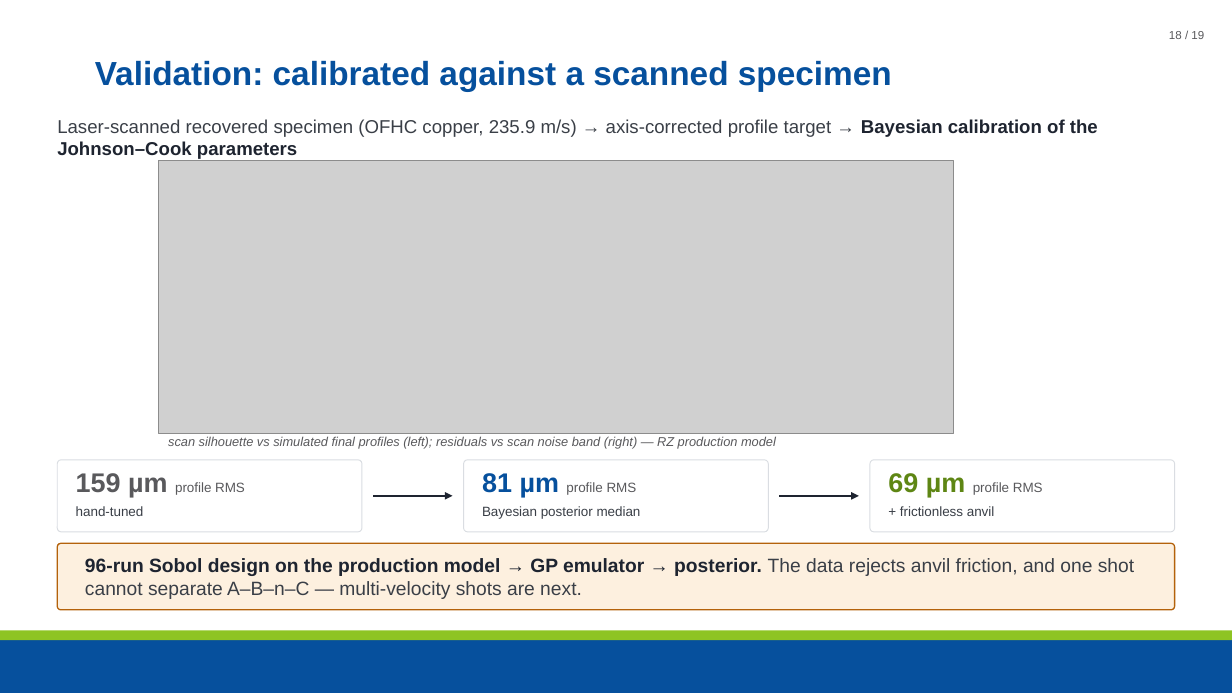
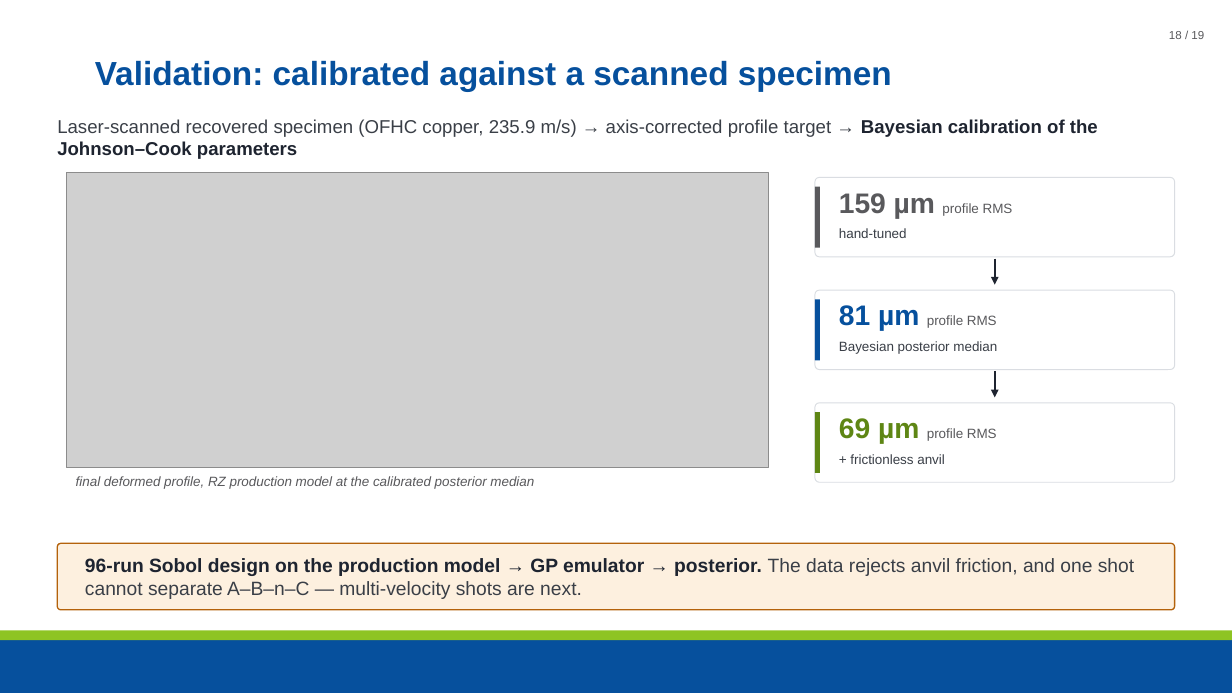
Before and after one commit to maxnezdyur/marlin, a slide deck: slide 18 of examples/impact/slide_assets/WCCM_NEML2_explicit_dynamics_v2.pptx. Drawn at 1232x693 pixels with LibreOffice and Linux fonts; fonts in the diff are those of the drawing; grey boxes stand for pictures; background and template pictures are left out. Boxes give left, top, right and bottom in pixels: in the first picture for what was removed or moved away, otherwise in the second. Text is boxed around its words. In the diff, an @@ line names an element or a change of style, - is before the commit and + after.

Commit message:
slides: calibration slide - scan vs calibrated run only

```diff
--- a/examples/impact/slide_assets/WCCM_NEML2_explicit_dynamics_v2.pptx
+++ b/examples/impact/slide_assets/WCCM_NEML2_explicit_dynamics_v2.pptx
@@ picture: place and size @@
-picture at [159, 161, 954, 434]
+picture at [67, 173, 769, 468]
@@ rounded rectangle: place and size @@
-rounded rectangle at [57, 460, 362, 532]
+rounded rectangle at [815, 177, 1175, 257]
@@ rectangle added at [815, 187, 821, 248], fill #59595C @@
@@ text "159 µm profile RMS": place and size @@
-text "159 µm profile RMS" at [76, 473, 245, 497]
+text "159 µm profile RMS" at [839, 193, 1013, 218]
@@ text "159 µm profile RMS" at [839, 193, 1013, 218]: size 21 to 22 pt in "159 µm" @@
@@ text "hand-tuned": place and size @@
-text "hand-tuned" at [76, 506, 144, 516]
+text "hand-tuned" at [839, 228, 907, 238]
@@ arrow added from (995, 259) to (995, 285), #1E2430 1.75 pt @@
@@ rounded rectangle: place and size @@
-rounded rectangle at [464, 460, 769, 532]
+rounded rectangle at [815, 290, 1175, 370]
@@ rectangle added at [815, 299, 821, 360], fill #06509D @@
@@ text "81 µm profile RMS": place and size @@
-text "81 µm profile RMS" at [482, 473, 637, 497]
+text "81 µm profile RMS" at [839, 305, 997, 331]
@@ text "81 µm profile RMS" at [839, 305, 997, 331]: size 21 to 22 pt in "81 µm" @@
@@ text "Bayesian posterior median": place and size @@
-text "Bayesian posterior median" at [482, 506, 641, 519]
+text "Bayesian posterior median" at [839, 341, 997, 354]
@@ arrow added from (995, 372) to (995, 397), #1E2430 1.75 pt @@
@@ rounded rectangle: place and size @@
-rounded rectangle at [871, 460, 1176, 532]
+rounded rectangle at [815, 403, 1175, 482]
@@ rectangle added at [815, 412, 821, 473], fill #5E8614 @@
@@ text "69 µm profile RMS": place and size @@
-text "69 µm profile RMS" at [888, 473, 1043, 497]
+text "69 µm profile RMS" at [839, 418, 997, 444]
@@ text "69 µm profile RMS" at [839, 418, 997, 444]: size 21 to 22 pt in "69 µm" @@
@@ text removed at [168, 436, 776, 449] @@
-scan silhouette vs simulated final profiles (left); residuals vs scan noise band (right) — RZ production model
@@ text added at [76, 476, 534, 489], 10.5 pt, text #59595C, italic @@
+final deformed profile, RZ production model at the calibrated posterior median
@@ text "+ frictionless anvil": place and size @@
-text "+ frictionless anvil" at [900, 506, 995, 516]
+text "+ frictionless anvil" at [850, 454, 945, 464]
@@ arrow removed from (373, 496) to (453, 496) @@
@@ arrow removed from (780, 496) to (860, 496) @@
```
Also in this commit, not shown: 1 other file.
